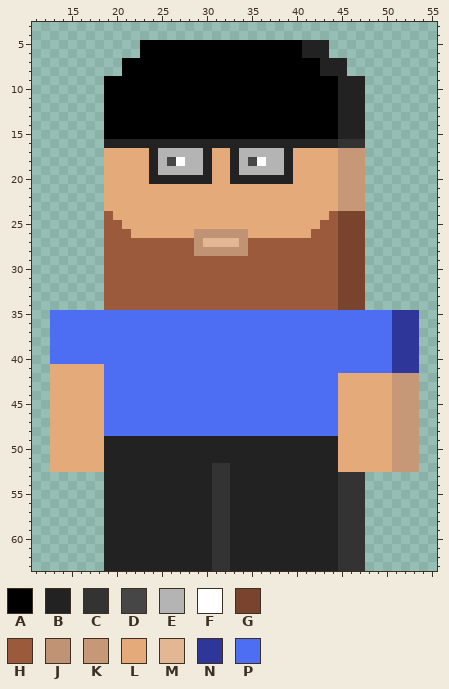
A pixel-art sprite gets an edit: img/character1Left.png. Above, as it was before the edit.
The file is 64x64 pixels. Shown: x 11..55, y 3..63.
Palette (. is transparent): A #000000  B #222222  C #333333  D #464646  E #b4b4b4  F #ffffff  G #78442e  H #9c5a3c  J #bf9373  K #c79877  L #e5aa7a  M #e3b694  N #2f3699  P #4d6df3
Pixels before (only the part around the change), first column x 11:
 3 .............................................
 4 .............................................
 5 ............AAAAAAAAAAAAAAAAAABBB............
 6 ............AAAAAAAAAAAAAAAAAABBB............
 7 ..........AAAAAAAAAAAAAAAAAAAAAABBB..........
 8 ..........AAAAAAAAAAAAAAAAAAAAAABBB..........
 9 ........AAAAAAAAAAAAAAAAAAAAAAAAAABBB........
10 ........AAAAAAAAAAAAAAAAAAAAAAAAAABBB........
11 ........AAAAAAAAAAAAAAAAAAAAAAAAAABBB........
12 ........AAAAAAAAAAAAAAAAAAAAAAAAAABBB........
13 ........AAAAAAAAAAAAAAAAAAAAAAAAAABBB........
14 ........AAAAAAAAAAAAAAAAAAAAAAAAAABBB........
15 ........AAAAAAAAAAAAAAAAAAAAAAAAAABBB........
16 ........BBBBBBBBBBBBBBBBBBBBBBBBBBCCC........
17 ........LLLLLBEEEEEBLLBEEEEEBLLLLLKKK........
18 ........LLLLLBEDFEEBLLBEDFEEBLLLLLKKK........
19 ........LLLLLBEEEEEBLLBEEEEEBLLLLLKKK........
20 ........LLLLLBBBBBBBLLBBBBBBBLLLLLKKK........
21 ........LLLLLLLLLLLLLLLLLLLLLLLLLLKKK........
22 ........LLLLLLLLLLLLLLLLLLLLLLLLLLKKK........
23 ........LLLLLLLLLLLLLLLLLLLLLLLLLLKKK........
24 ........HLLLLLLLLLLLLLLLLLLLLLLLLHGGG........
25 ........HHLLLLLLLLLLLLLLLLLLLLLLHHGGG........
26 ........HHHLLLLLLLJJJJJJLLLLLLLHHHGGG........
27 ........HHHHHHHHHHJMMMMJHHHHHHHHHHGGG........
28 ........HHHHHHHHHHJJJJJJHHHHHHHHHHGGG........
29 ........HHHHHHHHHHHHHHHHHHHHHHHHHHGGG........
30 ........HHHHHHHHHHHHHHHHHHHHHHHHHHGGG........
31 ........HHHHHHHHHHHHHHHHHHHHHHHHHHGGG........
32 ........HHHHHHHHHHHHHHHHHHHHHHHHHHGGG........
33 ........HHHHHHHHHHHHHHHHHHHHHHHHHHGGG........
34 ........HHHHHHHHHHHHHHHHHHHHHHHHHHGGG........
35 ..PPPPPPPPPPPPPPPPPPPPPPPPPPPPPPPPPPPPPPNNN..
36 ..PPPPPPPPPPPPPPPPPPPPPPPPPPPPPPPPPPPPPPNNN..
37 ..PPPPPPPPPPPPPPPPPPPPPPPPPPPPPPPPPPPPPPNNN..
38 ..PPPPPPPPPPPPPPPPPPPPPPPPPPPPPPPPPPPPPPNNN..
39 ..PPPPPPPPPPPPPPPPPPPPPPPPPPPPPPPPPPPPPPNNN..
40 ..PPPPPPPPPPPPPPPPPPPPPPPPPPPPPPPPPPPPPPNNN..
41 ..LLLLLLPPPPPPPPPPPPPPPPPPPPPPPPPPPPPPPPNNN..
42 ..LLLLLLPPPPPPPPPPPPPPPPPPPPPPPPPPLLLLLLKKK..
43 ..LLLLLLPPPPPPPPPPPPPPPPPPPPPPPPPPLLLLLLKKK..
44 ..LLLLLLPPPPPPPPPPPPPPPPPPPPPPPPPPLLLLLLKKK..
45 ..LLLLLLPPPPPPPPPPPPPPPPPPPPPPPPPPLLLLLLKKK..
46 ..LLLLLLPPPPPPPPPPPPPPPPPPPPPPPPPPLLLLLLKKK..
47 ..LLLLLLPPPPPPPPPPPPPPPPPPPPPPPPPPLLLLLLKKK..
48 ..LLLLLLPPPPPPPPPPPPPPPPPPPPPPPPPPLLLLLLKKK..
49 ..LLLLLLBBBBBBBBBBBBBBBBBBBBBBBBBBLLLLLLKKK..
50 ..LLLLLLBBBBBBBBBBBBBBBBBBBBBBBBBBLLLLLLKKK..
51 ..LLLLLLBBBBBBBBBBBBBBBBBBBBBBBBBBLLLLLLKKK..
52 ..LLLLLLBBBBBBBBBBBBCCBBBBBBBBBBBBLLLLLLKKK..
53 ........BBBBBBBBBBBBCCBBBBBBBBBBBBCCC........
54 ........BBBBBBBBBBBBCCBBBBBBBBBBBBCCC........
55 ........BBBBBBBBBBBBCCBBBBBBBBBBBBCCC........
56 ........BBBBBBBBBBBBCCBBBBBBBBBBBBCCC........
57 ........BBBBBBBBBBBBCCBBBBBBBBBBBBCCC........
58 ........BBBBBBBBBBBBCCBBBBBBBBBBBBCCC........
59 ........BBBBBBBBBBBBCCBBBBBBBBBBBBCCC........
60 ........BBBBBBBBBBBBCCBBBBBBBBBBBBCCC........
61 ........BBBBBBBBBBBBCCBBBBBBBBBBBBCCC........
62 ........BBBBBBBBBBBBCCBBBBBBBBBBBBCCC........
63 ........BBBBBBBBBBBBCCBBBBBBBBBBBBCCC........
After the commit:
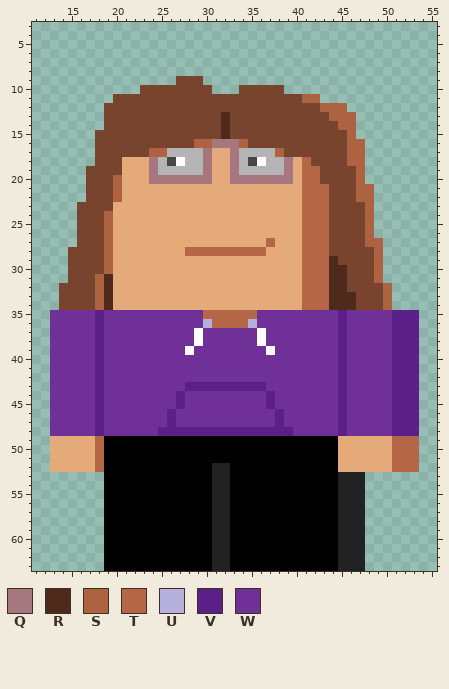
Colours new in this view: Q #a6777f  R #4f2a1c  S #ad6242  T #b56647  U #b5b0dd  V #5b2087  W #6f3198
The edit:
Changed rows in their new state; - is an unchanged pixel.
first column x 13:
 5 ----------.....................----------
 6 ----------.....................----------
 7 --------.........................--------
 8 --------.........................--------
 9 ------........GGG..................------
10 ------....GGGGGGGG...GGGGG.........------
11 ------.GGGGGGGGGGGGGGGGGGGGGSS.....------
12 ------GGGGGGGGGGGGGGGGGGGGGGGGSSS..------
13 ------GGGGGGGGGGGGGRGGGGGGGGGGGSSS.------
14 ------GGGGGGGGGGGGGRGGGGGGGGGGGGSS.------
15 -----GGGGGGGGGGGGGGRGGGGGGGGGGGGGS.------
16 -----GGGGGGGGGGGSSQQQSGGGGGGGGGGGSS------
17 -----GGGGGGSS----Q--Q----SGGGGGGGSS------
18 -----GGG---Q-----Q--Q-----Q-TGGGGSS------
19 ----GGGG---Q-----Q--Q-----Q-TTGGGGS------
20 ----GGGS---QQQQQQQ--QQQQQQQ-TTGGGGS------
21 ----GGGS--------------------TTTGGGSS-----
22 ----GGGS--------------------TTTGGGSS-----
23 ---GGGG---------------------TTTGGGGS-----
24 ---GGGS---------------------TTTG---S-----
25 ---GGGSL--------------------TTTG---S-----
26 ---GGGSLL-------LLLLLL------TTTG---S-----
27 ---GGGSLLLLLLLLLLLLLLLLLTLLLTTTG---SS----
28 --GGGGSLLLLLLLLTTTTTTTTTLLLLTTTG---GS----
29 --GGGGSLLLLLLLLLLLLLLLLLLLLLTTTR---GS----
30 --GGGGSLLLLLLLLLLLLLLLLLLLLLTTTRR--GS----
31 --GGGSRLLLLLLLLLLLLLLLLLLLLLTTTRR--GS----
32 -GGGGSRLLLLLLLLLLLLLLLLLLLLLTTTRR--GGS---
33 -GGGGSRLLLLLLLLLLLLLLLLLLLLLTTTRRR-GGS---
34 -GGGGSRLLLLLLLLLLLLLLLLLLLLLTTTRRR-GGS---
35 WWWWWVWWWWWWWWWWWTTTTTTWWWWWWWWWVWWWWWVVV
36 WWWWWVWWWWWWWWWWWUTTTTUWWWWWWWWWVWWWWWVVV
37 WWWWWVWWWWWWWWWWFWWWWWWFWWWWWWWWVWWWWWVVV
38 WWWWWVWWWWWWWWWWFWWWWWWFWWWWWWWWVWWWWWVVV
39 WWWWWVWWWWWWWWWFWWWWWWWWFWWWWWWWVWWWWWVVV
40 WWWWWVWWWWWWWWWWWWWWWWWWWWWWWWWWVWWWWWVVV
41 WWWWWVWWWWWWWWWWWWWWWWWWWWWWWWWWVWWWWWVVV
42 WWWWWVWWWWWWWWWWWWWWWWWWWWWWWWWWVWWWWWVVV
43 WWWWWVWWWWWWWWWVVVVVVVVVWWWWWWWWVWWWWWVVV
44 WWWWWVWWWWWWWWVWWWWWWWWWVWWWWWWWVWWWWWVVV
45 WWWWWVWWWWWWWWVWWWWWWWWWVWWWWWWWVWWWWWVVV
46 WWWWWVWWWWWWWVWWWWWWWWWWWVWWWWWWVWWWWWVVV
47 WWWWWVWWWWWWWVWWWWWWWWWWWVWWWWWWVWWWWWVVV
48 WWWWWVWWWWWWVVVVVVVVVVVVVVVWWWWWVWWWWWVVV
49 -----TAAAAAAAAAAAAAAAAAAAAAAAAAA------TTT
50 -----TAAAAAAAAAAAAAAAAAAAAAAAAAA------TTT
51 -----TAAAAAAAAAAAAAAAAAAAAAAAAAA------TTT
52 -----TAAAAAAAAAAAABBAAAAAAAAAAAA------TTT
53 ------AAAAAAAAAAAABBAAAAAAAAAAAABBB------
54 ------AAAAAAAAAAAABBAAAAAAAAAAAABBB------
55 ------AAAAAAAAAAAABBAAAAAAAAAAAABBB------
56 ------AAAAAAAAAAAABBAAAAAAAAAAAABBB------
57 ------AAAAAAAAAAAABBAAAAAAAAAAAABBB------
58 ------AAAAAAAAAAAABBAAAAAAAAAAAABBB------
59 ------AAAAAAAAAAAABBAAAAAAAAAAAABBB------
60 ------AAAAAAAAAAAABBAAAAAAAAAAAABBB------
61 ------AAAAAAAAAAAABBAAAAAAAAAAAABBB------
62 ------AAAAAAAAAAAABBAAAAAAAAAAAABBB------
63 ------AAAAAAAAAAAABBAAAAAAAAAAAABBB------
